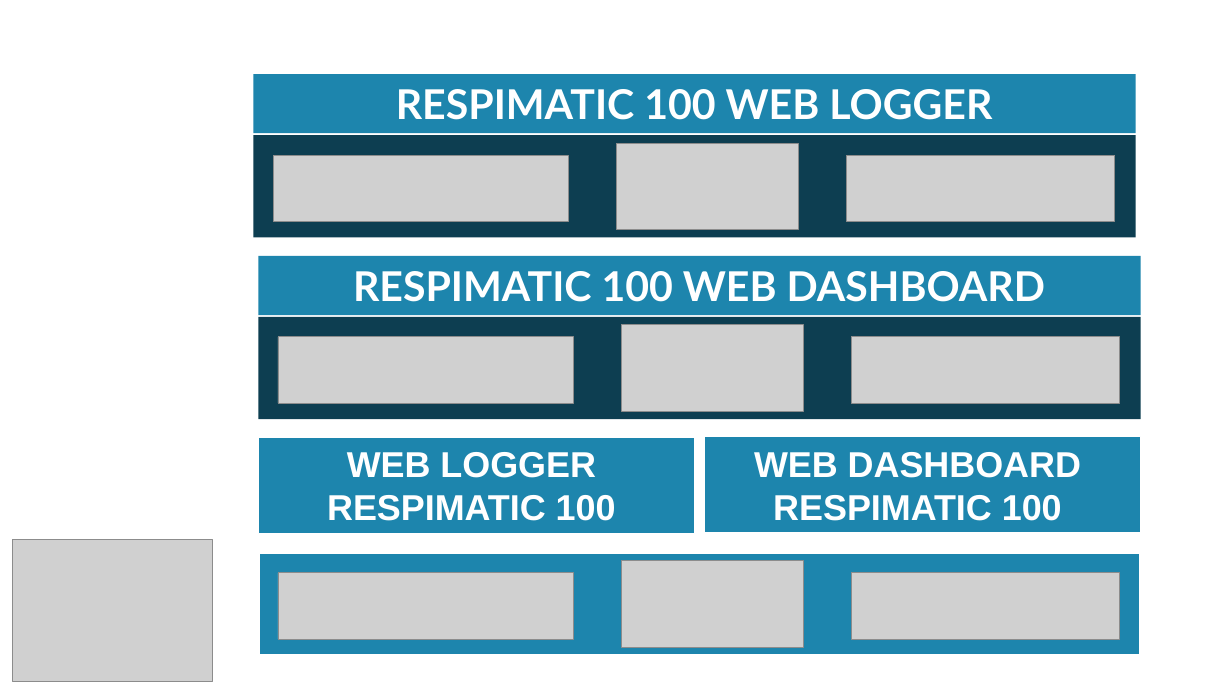
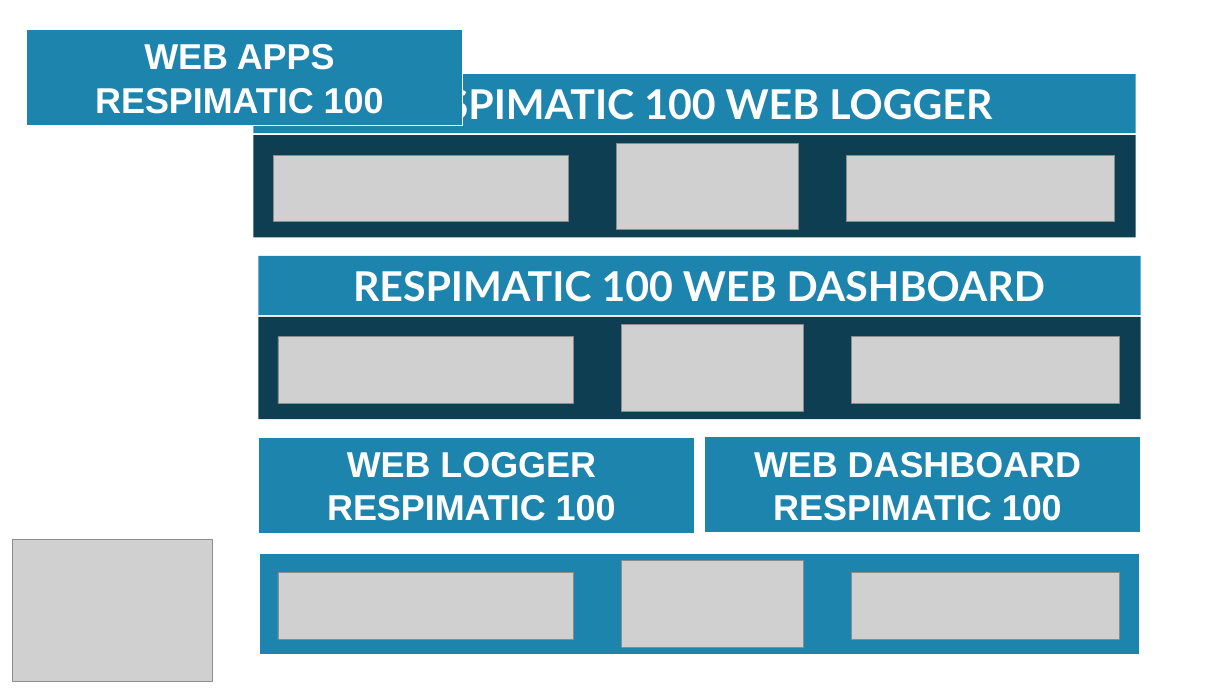
Before and after one commit to sunilmeister/sunilmeister.github.io, a slide deck: slide 1 of Logo.pptx. Drawn at 1232x693 pixels with LibreOffice and Linux fonts; fonts in the diff are those of the drawing; grey boxes stand for pictures. Boxes give left, top, right and bottom in pixels: in the first picture for what was removed or moved away, otherwise in the second. Text is boxed around its words. In the diff, an @@ line names an element or a change of style, - is before the commit and + after.

```diff
--- a/Logo.pptx
+++ b/Logo.pptx
@@ rectangle added at (26,30,462,126), fill #1D85AD, outline #FFFFFF 1 pt, 28 pt, text #FFFFFF, bold @@
+WEB APPS
+RESPIMATIC 100
```
Also in this commit, not shown: 8 other files.
